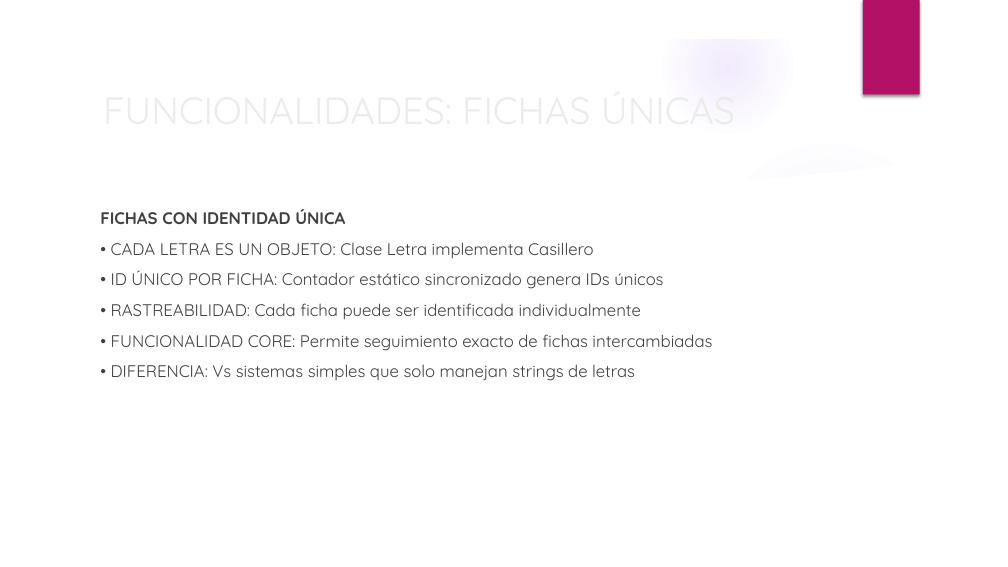
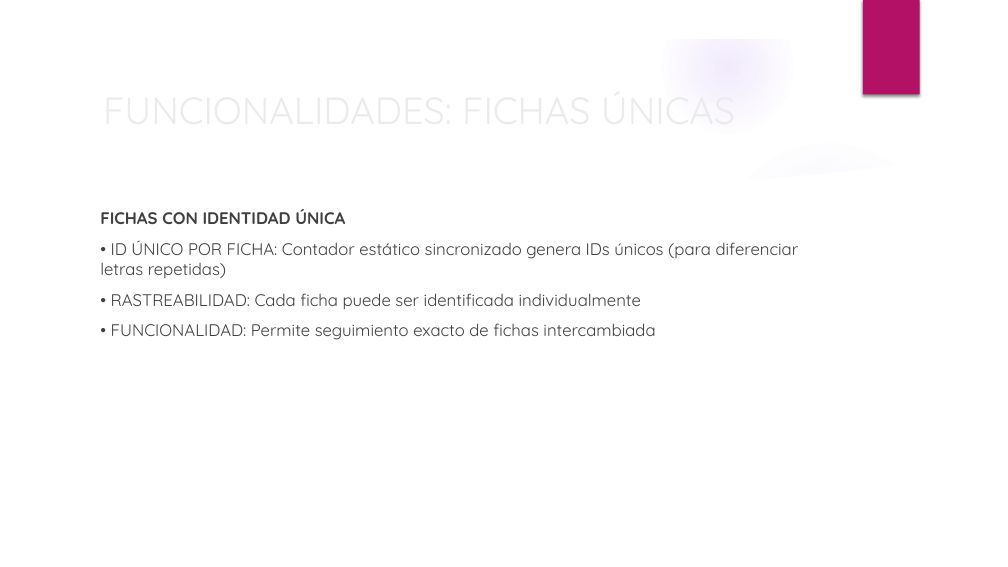
Before and after one commit to BinaryJuan/scrabble-poo, a slide deck: slide 44 of SCRABBLE.pptx (slide 45 before the commit). Drawn at 1008x567 pixels with LibreOffice and Linux fonts; fonts in the diff are those of the drawing; background and template pictures are left out. Boxes give left, top, right and bottom in pixels: in the first picture for what was removed or moved away, otherwise in the second. Text is boxed around its words. In the diff, an @@ line names an element or a change of style, - is before the commit and + after.

```diff
--- a/SCRABBLE.pptx
+++ b/SCRABBLE.pptx
@@ text at (x1=100, y1=240, x2=799, y2=278): text changed @@
-• CADA LETRA ES UN OBJETO: Clase Letra implementa Casillero
-• ID ÚNICO POR FICHA: Contador estático sincronizado genera IDs únicos
+• ID ÚNICO POR FICHA: Contador estático sincronizado genera IDs únicos (para diferenciar letras repetidas)
@@ text at (x1=111, y1=323, x2=655, y2=340): text changed @@
-• FUNCIONALIDAD CORE: Permite seguimiento exacto de fichas intercambiadas
-• DIFERENCIA: Vs sistemas simples que solo manejan strings de letras
+• FUNCIONALIDAD: Permite seguimiento exacto de fichas intercambiada
```
Also in this commit, not shown: 12 other slides changed, 1 slide removed.
